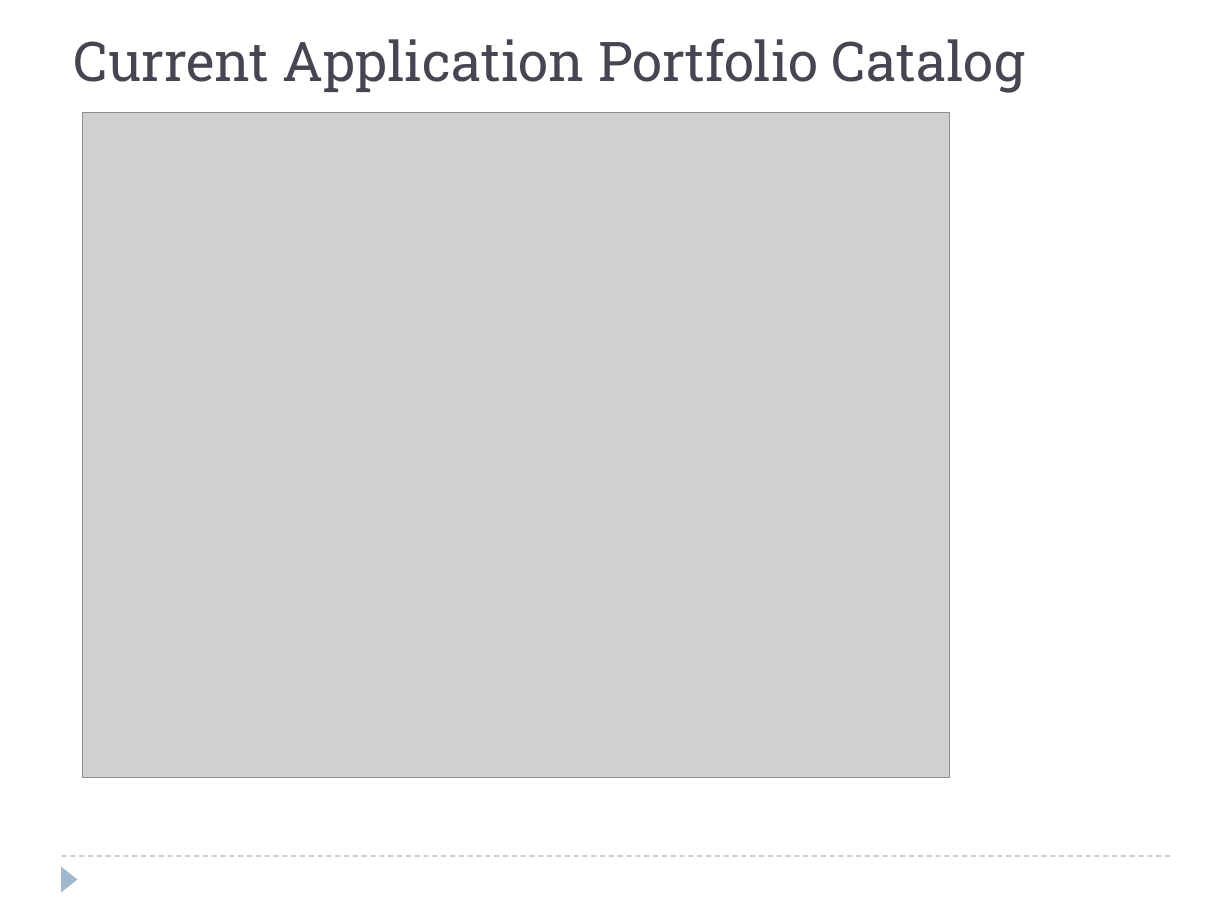
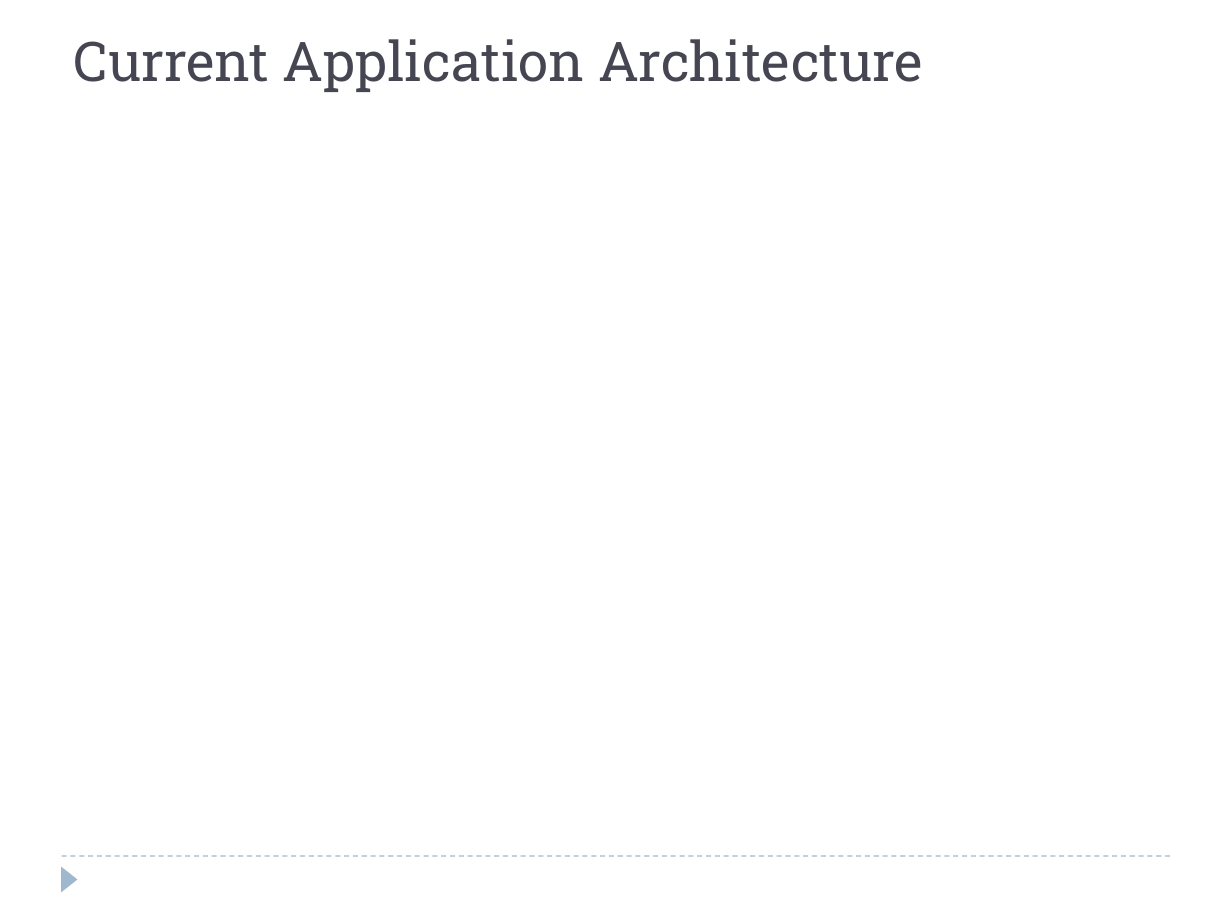
Before and after one commit to windieccf/t1-shipping, a slide deck: slide 30 of Enterprise Architech Presentation.pptx (slide 31 before the commit). Drawn at 1232x924 pixels with LibreOffice and Linux fonts; fonts in the diff are those of the drawing; grey boxes stand for pictures. Boxes give left, top, right and bottom in pixels: in the first picture for what was removed or moved away, otherwise in the second. Text is boxed around its words. In the diff, an @@ line names an element or a change of style, - is before the commit and + after.

Commit message:
Update for application architecture

```diff
--- a/Enterprise Architech Presentation.pptx
+++ b/Enterprise Architech Presentation.pptx
@@ text at (74, 39, 923, 92): text changed @@
-Current Application Portfolio Catalog
+Current Application Architecture
@@ picture removed at (83, 112, 950, 777) @@
```
Also in this commit, not shown: 14 other slides changed, 1 slide removed.
